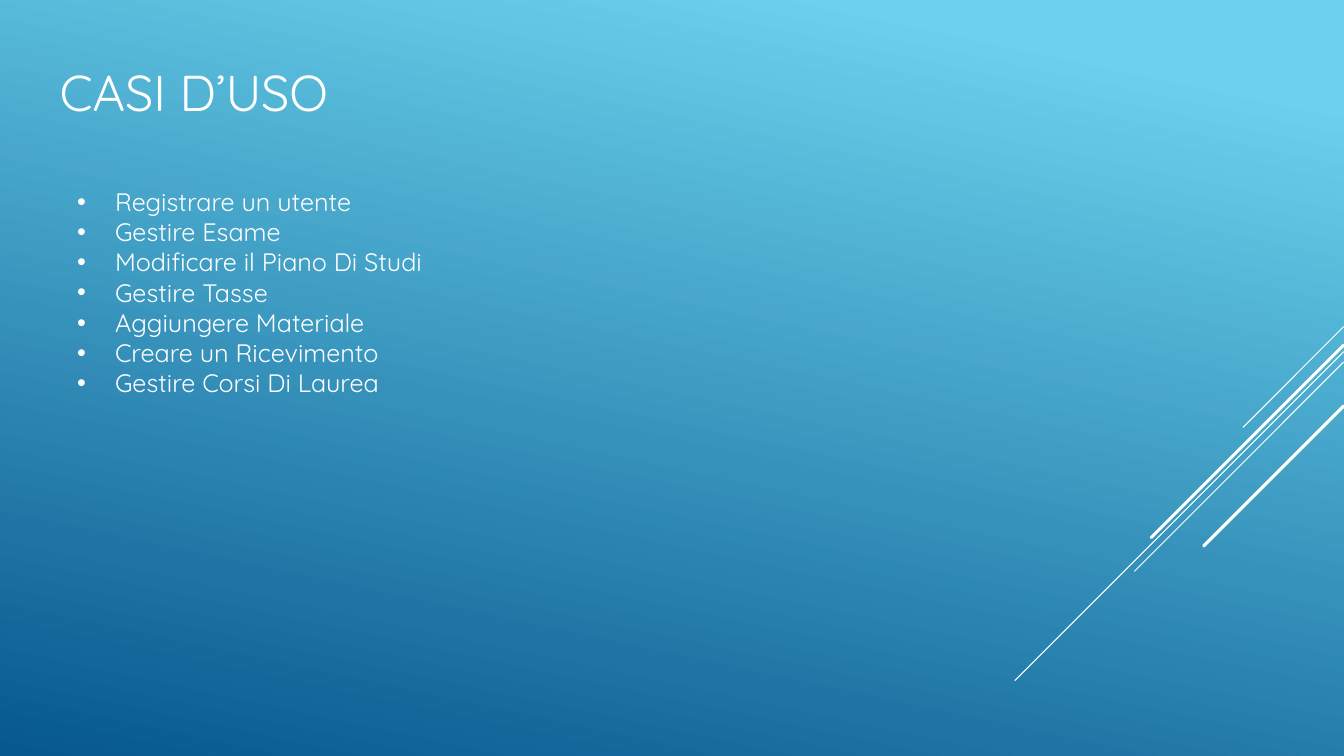
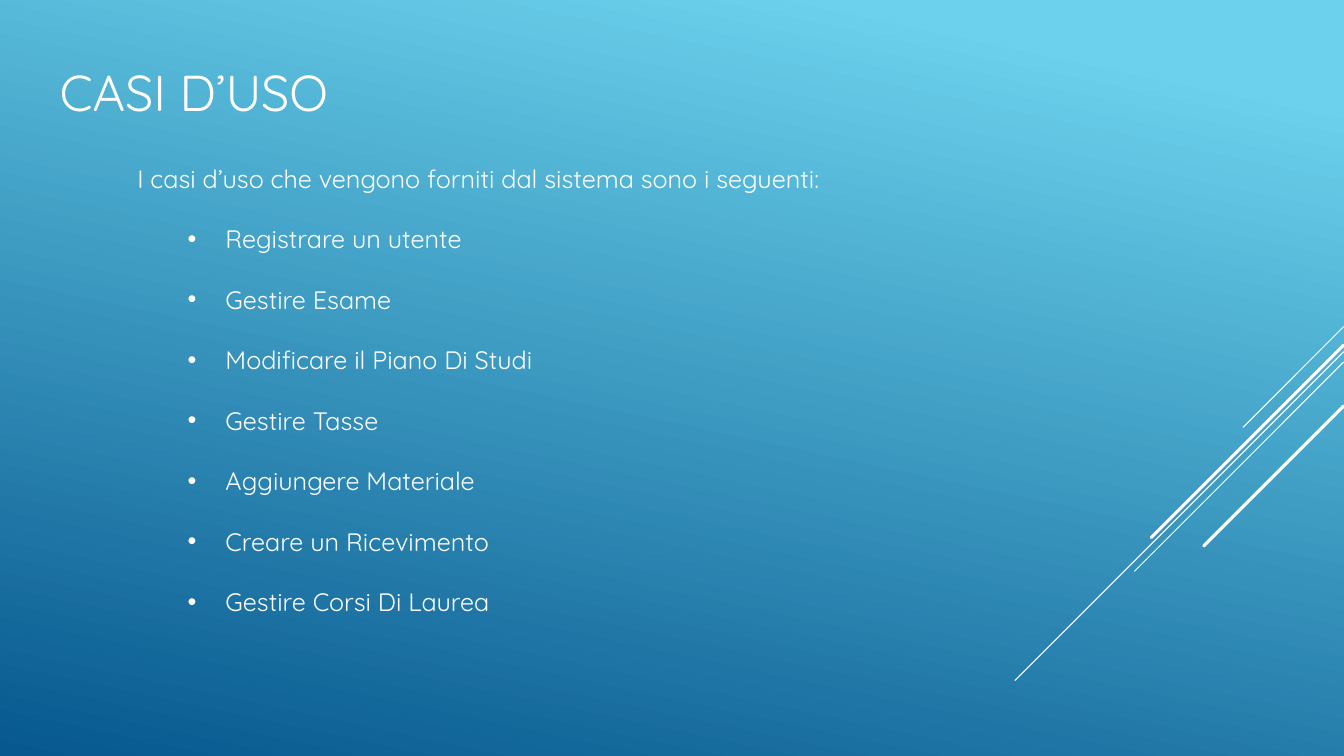
Before and after one commit to Mattiaman/EsseFunziona, a slide deck: slide 5 of EsseFunziona/description/EsseFunziona.pptx. Drawn at 1344x756 pixels with LibreOffice and Linux fonts; fonts in the diff are those of the drawing. Boxes give left, top, right and bottom in pixels: in the first picture for what was removed or moved away, otherwise in the second. Text is boxed around its words. In the diff, an @@ line names an element or a change of style, - is before the commit and + after.

```diff
--- a/EsseFunziona/description/EsseFunziona.pptx
+++ b/EsseFunziona/description/EsseFunziona.pptx
@@ text "I casi d’uso che vengono ...": place and size @@
-text "I casi d’uso che vengono ..." at [115,193,422,393]
+text "I casi d’uso che vengono ..." at [137,169,819,612]
@@ text at [137,169,819,193]: paragraph added @@
+I casi d’uso che vengono forniti dal sistema sono i seguenti:
@@ text at [225,230,533,612]: list level 1 to 2 in "Registrare un utente"; list level 1 to 2 in "Gestire Esame"; list level 1 to 2 in "Modificare il Piano Di Studi"; list level 1 to 2 in "Gestire Tasse"; list level 1 to 2 in "Aggiungere Materiale"; list level 1 to 2 in "Creare un Ricevimento"; list level 1 to 2 in "Gestire Corsi Di Laurea" @@
```
Also in this commit, not shown: 8 other slides changed, 17 other files.
